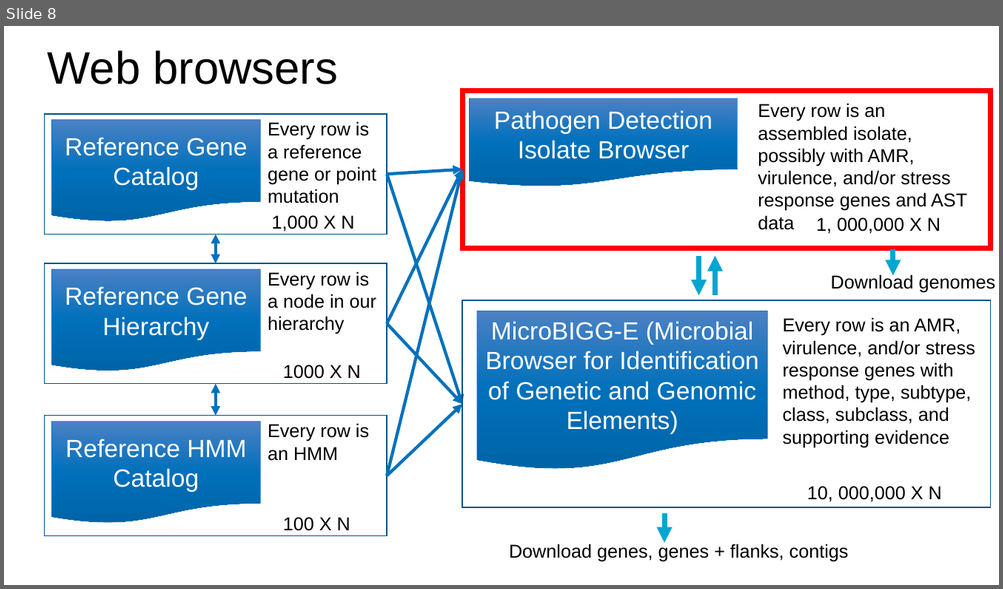
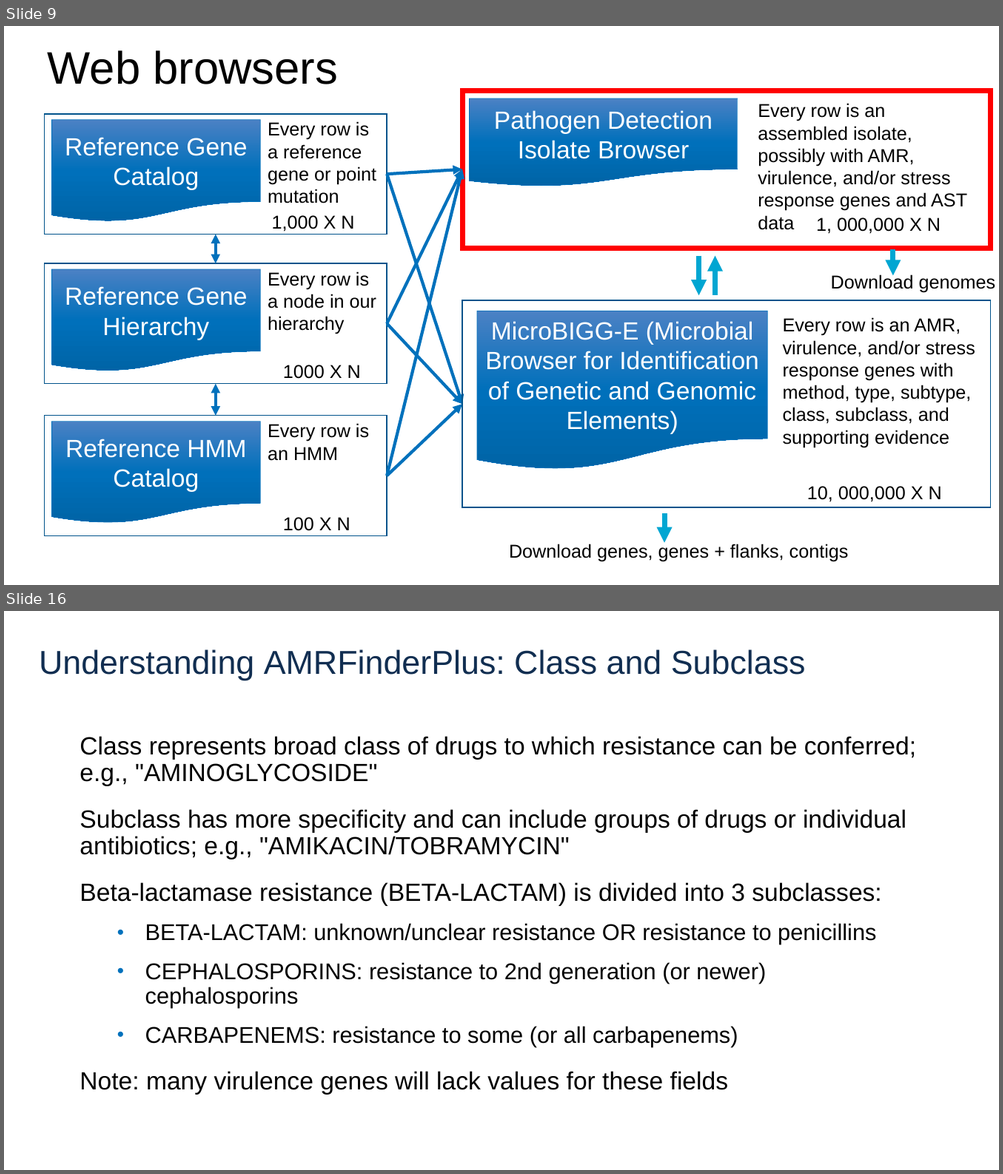
Before and after one commit to ncbi/workshop-asm-big-2026, a slide deck: outbreak/outbreak.pptx. Shown one above the other, each under a label of ours: slide 8 before the commit, slides 9 and 16 after it; the slides between them are not shown. The pictures are 1003x589 and 1003x1174 pixels, drawn with LibreOffice and Linux fonts; fonts in the diff are those of the drawing; background and template pictures are left out. Boxes give left, top, right and bottom in pixels: in the first picture for what was removed or moved away, otherwise in the second. Text is boxed around its words. In the diff, an @@ line names an element or a change of style, - is before the commit and + after.

```diff
--- a/outbreak/outbreak.pptx
+++ b/outbreak/outbreak.pptx
@@ slide 16 added at <box>4,611,999,1170</box>, background #FFFFFF @@
@@ title added at <box>39,649,805,680</box>, 32 pt, text #112E51 @@
+Understanding AMRFinderPlus: Class and Subclass
@@ text added at <box>79,736,916,1095</box>, 24 pt, text #000000 @@
+Class represents broad class of drugs to which resistance can be conferred; e.g., "AMINOGLYCOSIDE"
+Subclass has more specificity and can include groups of drugs or individual antibiotics; e.g., "AMIKACIN/TOBRAMYCIN"
+Beta-lactamase resistance (BETA-LACTAM) is divided into 3 subclasses:
+  • BETA-LACTAM: unknown/unclear resistance OR resistance to penicillins
+  • CEPHALOSPORINS: resistance to 2nd generation (or newer) cephalosporins
+  • CARBAPENEMS: resistance to some (or all carbapenems)
+Note: many virulence genes will lack values for these fields
@@ what was slide 8 is now slide 9 @@
```
Also in this commit, not shown: 8 other slides added, 1 other file.
